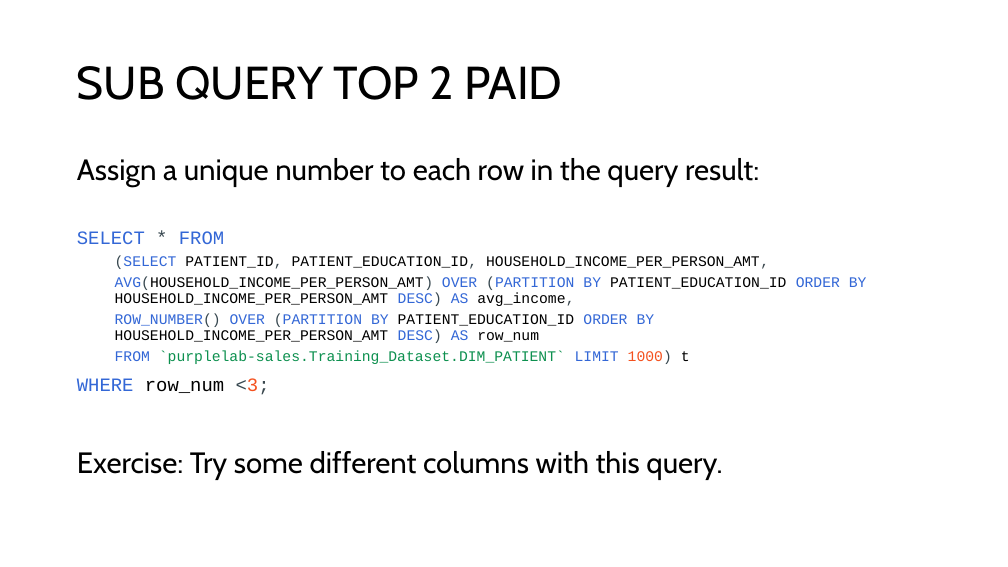
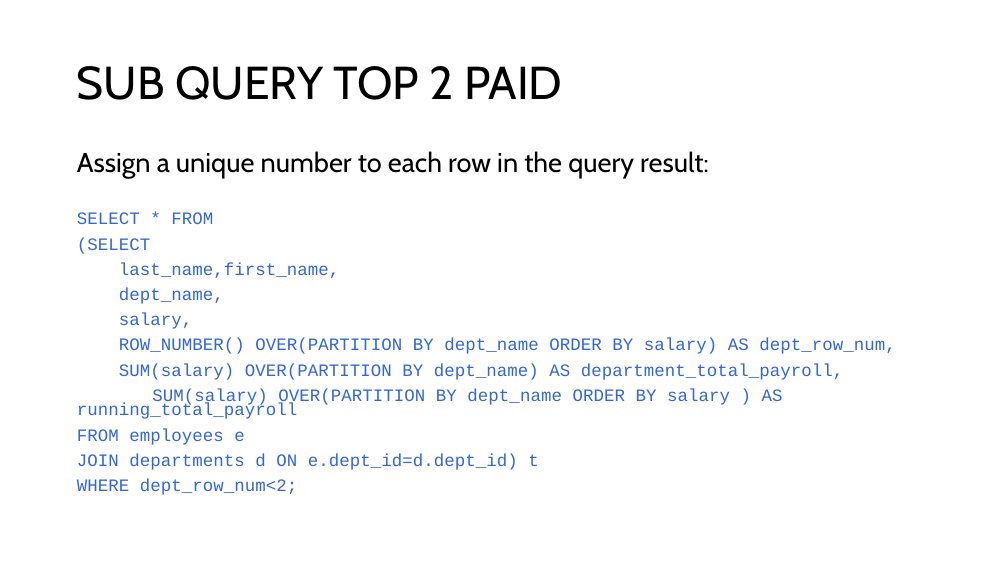
Before and after one commit to appjedi/youtube, a slide deck: slide 16 of SQL/Intro To SQL Day 10 Windows Functions.pptx (slide 13 before the commit). Drawn at 1008x567 pixels with LibreOffice and Linux fonts; fonts in the diff are those of the drawing. Boxes give left, top, right and bottom in pixels: in the first picture for what was removed or moved away, otherwise in the second. Text is boxed around its words. In the diff, an @@ line names an element or a change of style, - is before the commit and + after.

```diff
--- a/SQL/Intro To SQL Day 10 Windows Functions.pptx
+++ b/SQL/Intro To SQL Day 10 Windows Functions.pptx
@@ text at (x1=77, y1=151, x2=709, y2=224): size 28 to 25.9 pt in "Assign a unique number to each row ..."; size 18 to 16.6 pt, highlight #FFFFFF to none in "SELECT * FROM"; text colour #37474F to #3367D6 in "*"; line spacing 0.9 to 0.7 @@
@@ text at (x1=77, y1=238, x2=895, y2=495): text changed; size 14 to 16.6 pt; text colour #000000 to #3367D6 @@
-  (SELECT PATIENT_ID, PATIENT_EDUCATION_ID, HOUSEHOLD_INCOME_PER_PERSON_AMT,
-  AVG(HOUSEHOLD_INCOME_PER_PERSON_AMT) OVER (PARTITION BY PATIENT_EDUCATION_ID ORDER BY HOUSEHOLD_INCOME_PER_PERSON_AMT DESC) AS avg_income,
-  ROW_NUMBER() OVER (PARTITION BY PATIENT_EDUCATION_ID ORDER BY HOUSEHOLD_INCOME_PER_PERSON_AMT DESC) AS row_num
-  FROM `purplelab-sales.Training_Dataset.DIM_PATIENT` LIMIT 1000) t
-WHERE row_num <3;
-Exercise: Try some different columns with this query.
+(SELECT
+last_name,first_name,
+dept_name,
+salary,
+ROW_NUMBER() OVER(PARTITION BY dept_name ORDER BY salary) AS dept_row_num,
+SUM(salary) OVER(PARTITION BY dept_name) AS department_total_payroll,
+SUM(salary) OVER(PARTITION BY dept_name ORDER BY salary ) AS running_total_payroll
+FROM employees e
+JOIN departments d ON e.dept_id=d.dept_id) t
+WHERE dept_row_num<2;
```
Also in this commit, not shown: 9 other slides changed, 12 slides added, 1 slide removed, 1 other file.
